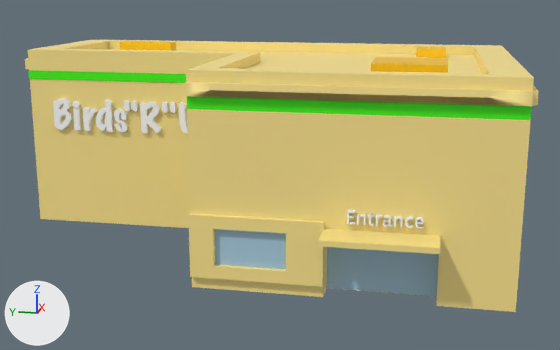
The FBX model Bird Gang/Assets/MayaMesh/shoppingCentre.fbx as it was, and as the next commit left it.
One viewpoint serves both versions: a 50 mm camera at (-4.3, -1.0, 0.93) aimed at (-0.08, -0.15, -0.12). Every picture has the same lights, and +X, +Y and +Z are marked at lower left. Where no turn or scale is listed for an object, it has been applied to the vertices. Vertices at the same position are counted once.

The first picture shows 'shoppingCentre'.
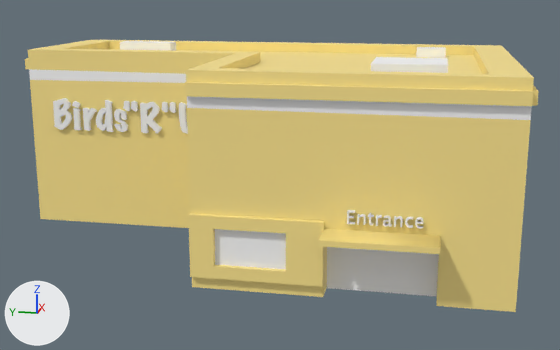
Where the newer file only moved an object's origin or applied its transform, the numbers keep the older frame.

Changed parts and their boxes (x1, y1, x2, y2) in the pictures (560 x 350 px):
'shoppingCentre', recoloured, reshaped: (25, 40, 539, 312) in both
part 1 of me_mesh, deleted (green): before (28, 70, 186, 83)
part 2 of me_mesh, cut back: before (29, 40, 533, 299); after (59, 101, 440, 248)

Diff of the bpy script that builds the scene:
```diff
--- a/Bird Gang/Assets/MayaMesh/shoppingCentre.fbx.py
+++ b/Bird Gang/Assets/MayaMesh/shoppingCentre.fbx.py
@@ mat_shophighlights @@
 mat_shophighlights = principled_material('shopHighlights')
-mat_shophighlights.base_color = (0.0572, 1.0, 0.0)  # green #44ff00
+mat_shophighlights.base_color = (1.0, 1.0, 1.0)  # white #ffffff
 mat_shophighlights.roughness = 0.4
@@ mat_towertopparts @@
 mat_towertopparts = principled_material('towerTopParts')
-mat_towertopparts.base_color = (1.0, 0.576, 0.0)  # yellow #ffc800
+mat_towertopparts.base_color = (1.0, 1.0, 1.0)  # white #ffffff
 mat_towertopparts.roughness = 0.4
@@ mat_shopwindow @@
 mat_shopwindow = principled_material('shopWindow')
-mat_shopwindow.base_color = (0.403, 0.616, 0.76)  # blue #aacee2
+mat_shopwindow.base_color = (1.0, 1.0, 1.0)  # white #ffffff
 mat_shopwindow.roughness = 0.4
@@ me_mesh @@
 # used by ob_shoppingcentre; location = (-0.072, 0.015, 0.039)
-me_mesh.from_pydata(...)  # 9451 vertices, 8913 faces; spans x -1.0..1.0, y -1.44..1.44, z -0.54..0.54
+me_mesh.from_pydata(...)  # 2669 vertices, 1253 faces; spans x -1.0..1.0, y -1.44..1.44, z -0.54..0.54
+# me_mesh part 1: the loose piece of 121 vertices spanning x 0.07, y 0.1..1.39, z 0.34..0.39 is deleted
+# me_mesh part 2: 22 vertices moved within x -0.85..0.08, y -0.99..1.18, z -0.16..0.23; 6663 vertices removed from x -0.85..1.0, y -1.44..1.44, z -0.54..0.54; 2 vertices added at x -0.83, y -1.07..-0.54, z -0.2
 me_mesh.materials.append(mat_lambert1)
```
